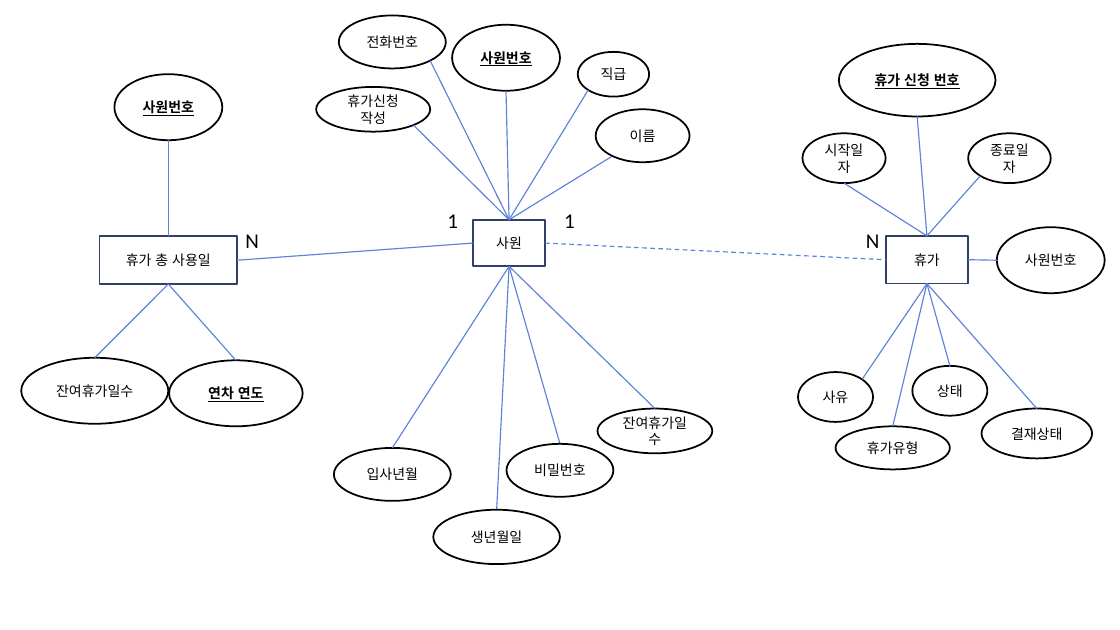
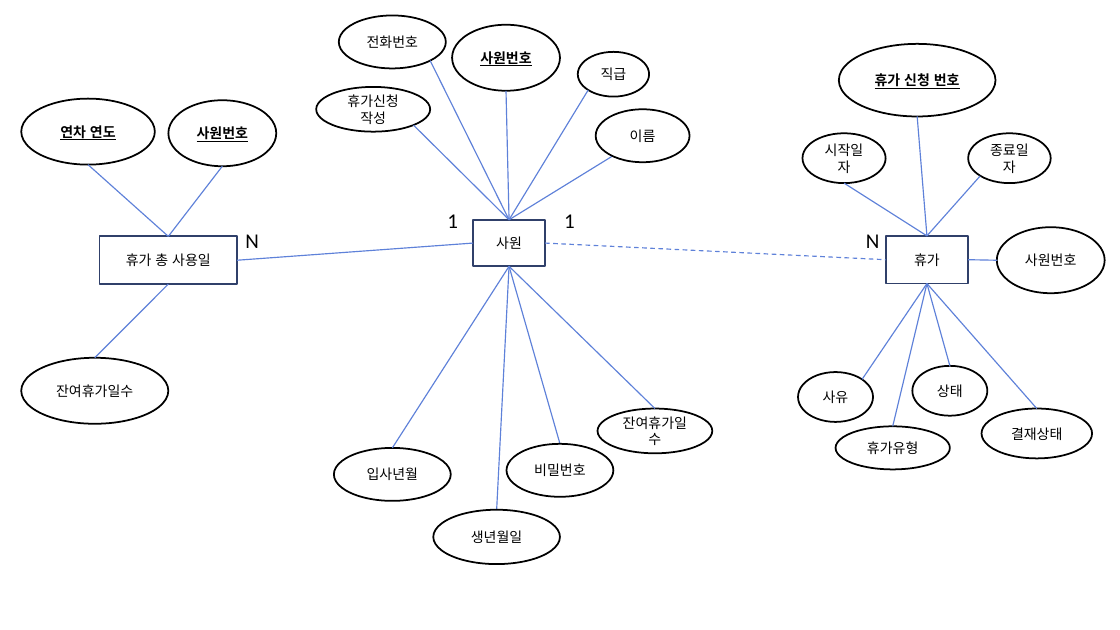
Before and after one commit to 92choihyojin/HyoHub, a slide deck: slide 1 of 휴가 테이블.pptx. Drawn at 1120x630 pixels with LibreOffice and Linux fonts; fonts in the diff are those of the drawing. Boxes give left, top, right and bottom in pixels: in the first picture for what was removed or moved away, otherwise in the second. Text is boxed around its words. In the diff, an @@ line names an element or a change of style, - is before the commit and + after.

Commit message:
휴가 테이블

```diff
--- a/휴가 테이블.pptx
+++ b/휴가 테이블.pptx
@@ ellipse "연차 연도": place and size @@
-ellipse "연차 연도" at <box>169,360,302,427</box>
+ellipse "연차 연도" at <box>21,98,155,165</box>
@@ ellipse "사원번호": place and size @@
-ellipse "사원번호" at <box>114,74,222,140</box>
+ellipse "사원번호" at <box>168,100,276,166</box>
@@ line moved from (168, 284) - (236, 360) to (168, 236) - (88, 165) @@
@@ line moved from (168, 140) - (168, 236) to (223, 166) - (168, 236) @@
```
